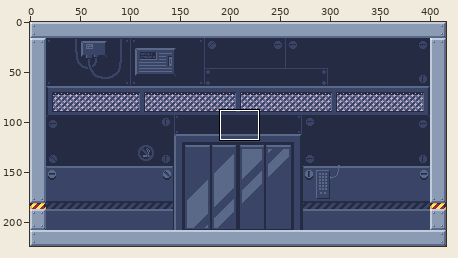
A pixel-art file gets an edit: images/cabin_bg.aseprite. The first picture is a wide view before the edit; the outline marks the close-up.
Close-up. Before:
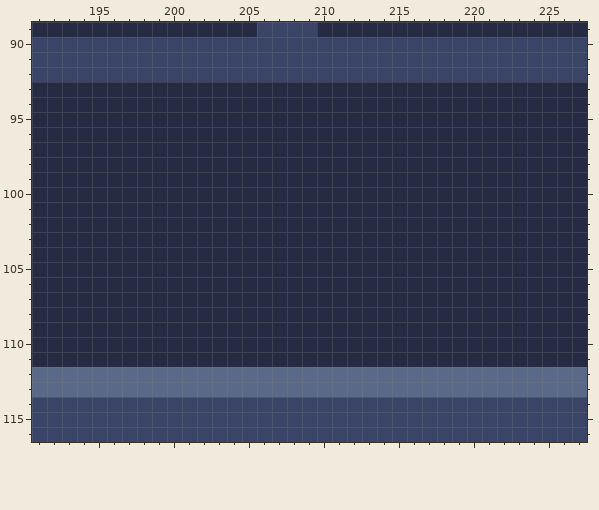
416x224 pixels, 1 frame. Shown: x 191..227, y 89..116.
After the commit:
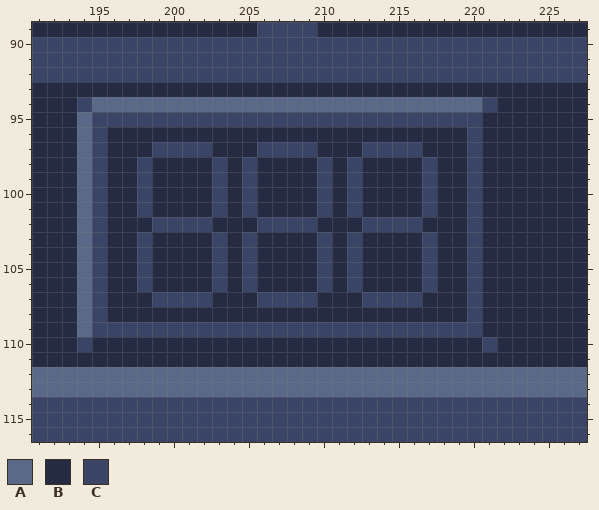
Palette (. is transparent): A #5a6988  B #262b44  C #3a4466
Change:
Changed rows in their new state; - is an unchanged pixel.
Layer "buttons & extra":
first column x 194:
 94 CAAAAAAAAAAAAAAAAAAAAAAAAAAC
 95 ACCCCCCCCCCCCCCCCCCCCCCCCCC-
 96 AC------------------------C-
 97 AC---CCCC---CCCC---CCCC---C-
 98 AC--C----C-C----C-C----C--C-
 99 AC--C----C-C----C-C----C--C-
100 AC--C----C-C----C-C----C--C-
101 AC--C----C-C----C-C----C--C-
102 AC---CCCC---CCCC---CCCC---C-
103 AC--C----C-C----C-C----C--C-
104 AC--C----C-C----C-C----C--C-
105 AC--C----C-C----C-C----C--C-
106 AC--C----C-C----C-C----C--C-
107 AC---CCCC---CCCC---CCCC---C-
108 AC------------------------C-
109 ACCCCCCCCCCCCCCCCCCCCCCCCCC-
110 C--------------------------C
Where, in picture pixels (left, top, right, bottom), the same in both close-ups:
changed: (77, 97, 497, 352)
